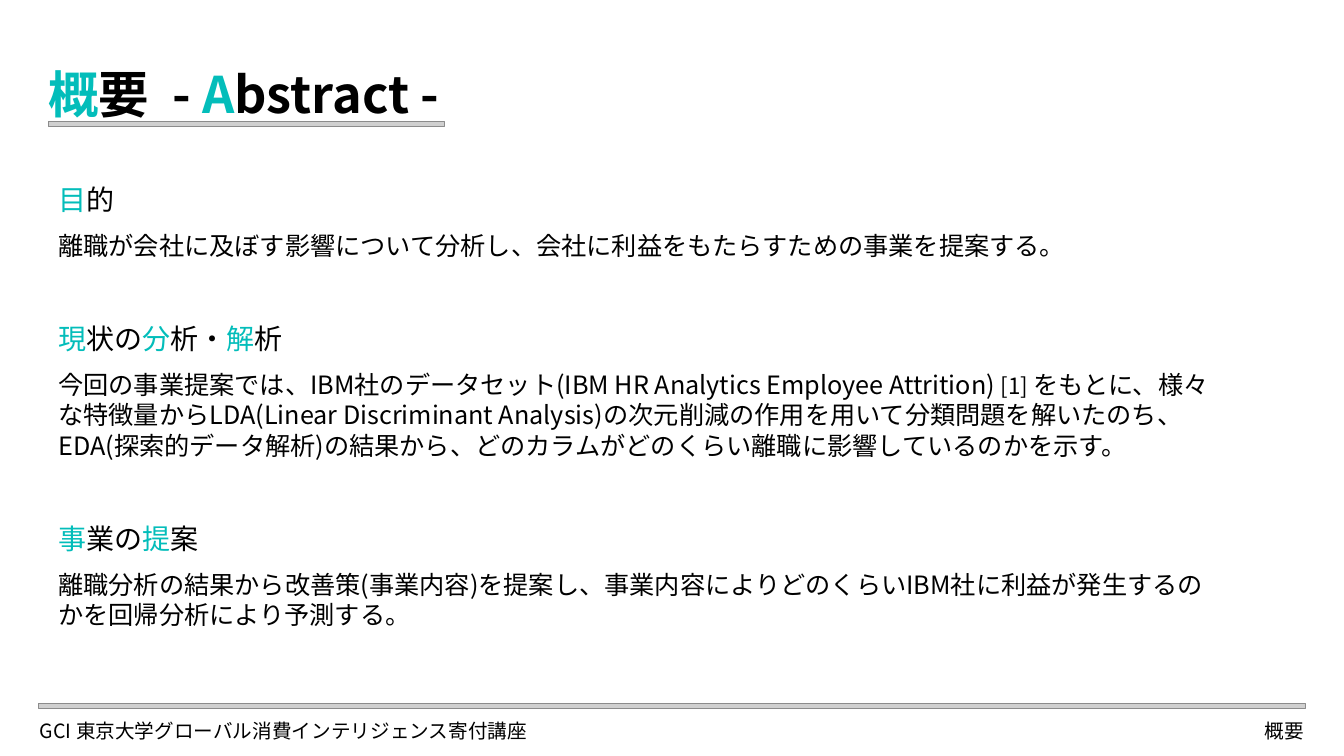
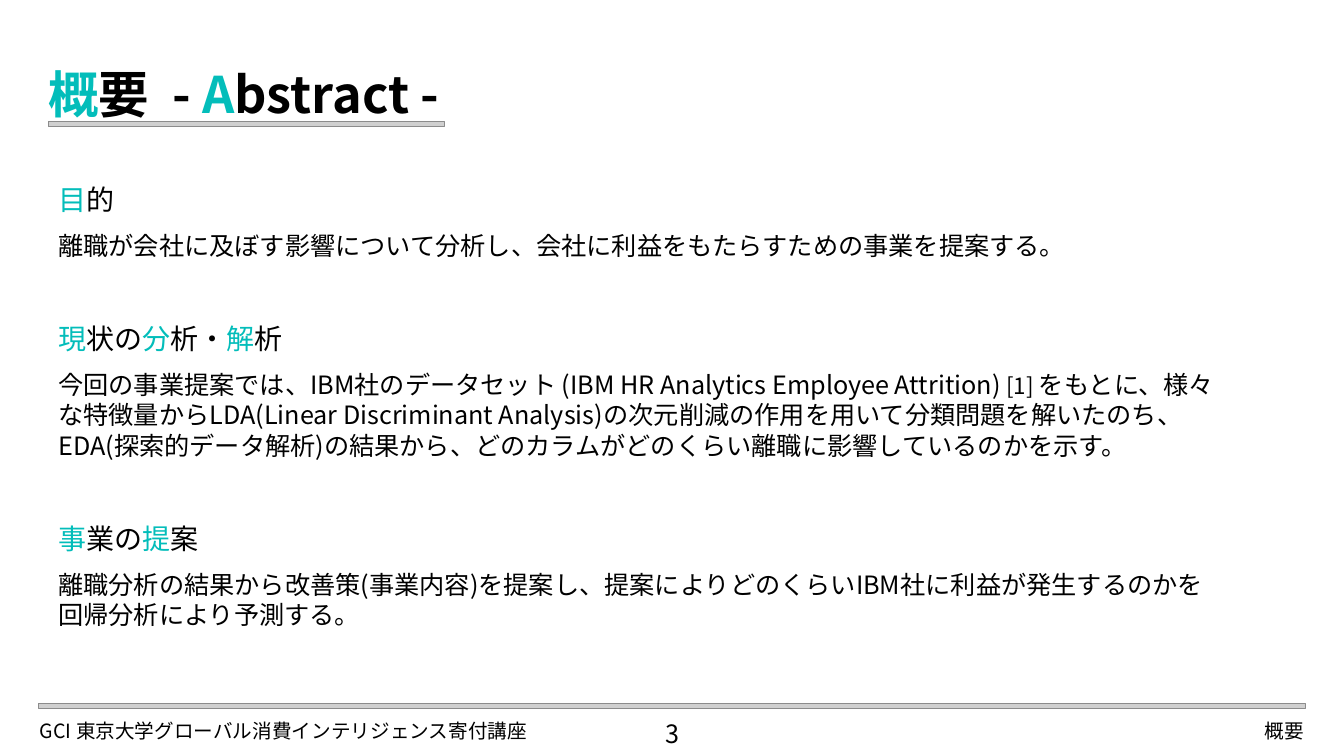
Before and after one commit to elsy0111/GCI2023Winter, a slide deck: slide 3 of LDA_Attrition.pptx. Drawn at 1344x756 pixels with LibreOffice and Linux fonts; fonts in the diff are those of the drawing; grey boxes stand for pictures. Boxes give left, top, right and bottom in pixels: in the first picture for what was removed or moved away, otherwise in the second. Text is boxed around its words. In the diff, an @@ line names an element or a change of style, - is before the commit and + after.

```diff
--- a/LDA_Attrition.pptx
+++ b/LDA_Attrition.pptx
@@ text at [58, 372, 1214, 460]: spaces changed @@
-今回の事業提案では、IBM社のデータセット(IBM HR Analytics Employee Attrition) [1] をもとに、様々な特徴量からLDA(Linear Discriminant Analysis)の次元削減の作用を用いて分類問題を解いたのち、 EDA(探索的データ解析)の結果から、どのカラムがどのくらい離職に影響しているのかを示す。
+今回の事業提案では、IBM社のデータセット (IBM HR Analytics Employee Attrition) [1] をもとに、様々な特徴量からLDA(Linear Discriminant Analysis)の次元削減の作用を用いて分類問題を解いたのち、 EDA(探索的データ解析)の結果から、どのカラムがどのくらい離職に影響しているのかを示す。
@@ text at [58, 572, 1203, 626]: text changed @@
-離職分析の結果から改善策(事業内容)を提案し、事業内容によりどのくらいIBM社に利益が発生するのかを回帰分析により予測する。
+離職分析の結果から改善策(事業内容)を提案し、提案によりどのくらいIBM社に利益が発生するのかを回帰分析により予測する。
@@ text added at [665, 724, 679, 744], 18 pt, text #000000 @@
+3
```
Also in this commit, not shown: 11 other slides changed, 2 slides added, 7 other files.
